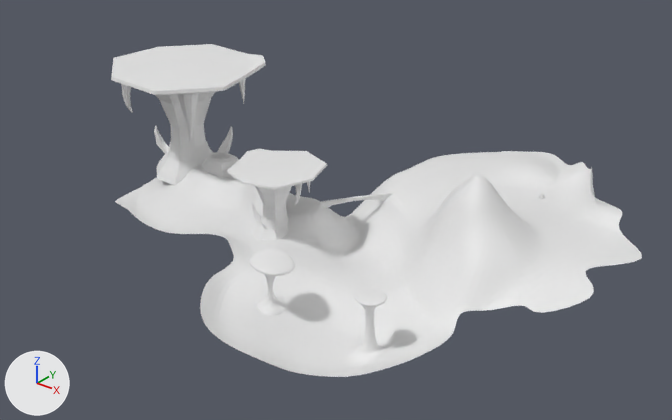
What one commit did to the Blender file 3d blender/game map save 1.blend.
Before and after are seen from a camera (50 mm lens) standing at (4469.0, -4313.0, 2681.0) and looking at (935.0, 104.0, -58.0). The axes (+X, +Y, +Z) are drawn at lower left. The lights are the same throughout. Materials are left out; every surface is plain grey.
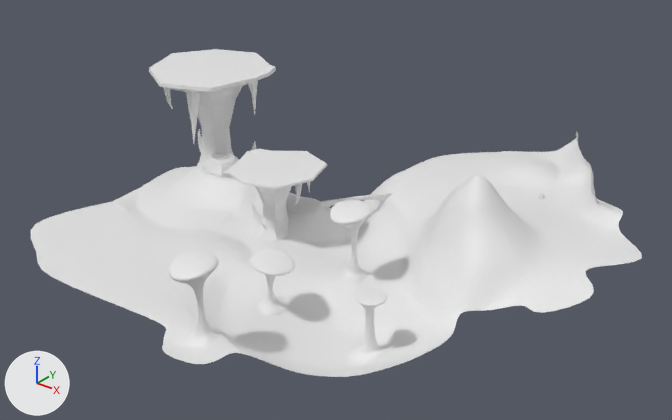
Pixel boxes (x1, y1, x2, y2) of what changed, in the pictures (672 x 420 px):
'Plane.014', reshaped (16% wider, 9% taller): before (115, 151, 642, 377); after (31, 131, 642, 377)
'Cube.029', deleted: before (111, 44, 266, 185)
'Cube.011', added: after (149, 49, 276, 167)
part 1 of me_plane_014, built on: before (222, 152, 622, 326); after (136, 131, 623, 326)
part 2 of me_plane_014, built on: before (201, 315, 301, 372); after (31, 202, 301, 371)

The change, as a list of edits to the scene's bpy script:
```text
Change me_plane_014:
    used by ob_plane_014; location = (197.0, 0.0, 20.0); scale = (35.3, 35.3, 35.3)
    remove me_plane_014.from_pydata(...)  # 671 vertices, 632 faces; spans x -26.1..79.5, y -38.1..56.2, z -17.8..12.6
    add me_plane_014.from_pydata(...)  # 1014 vertices, 954 faces; spans x -28.9..79.5, y -45.7..58.3, z -17.8..12.6
    me_plane_014 part 1: 36 vertices moved from x 17.9..63.7, y -16.9..47.2, z -10.1..3.7 to x 18.0..63.4, y -16.8..47.1, z -9.8..3.7; 16 vertices removed from x 21.5..68.2, y -10.3..56.2, z -9.4..2.8; 249 vertices added at x -22.2..68.1, y -25.6..58.3, z -8.0..7.2
    me_plane_014 part 2: 2 vertices removed from x 30.6..37.9, y -38.1..-37.6, z -6.8; 112 vertices added at x -28.9..33.9, y -45.7..-34.7, z -7.5..8.1
Add me_cube_009:
    me_cube_009.from_pydata(...)  # 329 vertices, 224 faces; spans x -4.9..5.07, y -5.76..4.53, z -4.55..3.17
Remove ob_cube_029:
    ob_cube_029 = bpy.data.objects.new('Cube.029', me_cube_028)
    ob_cube_029.location = (-404.0, 30.0, 239.0)
    ob_cube_029.rotation_euler = (0.0, 0.0, -1.951)  # degrees (0, 0, -112)
    ob_cube_029.scale = (-111.0, -111.0, -111.0)
Add ob_cube_011:
    ob_cube_011 = bpy.data.objects.new('Cube.011', me_cube_009)
    ob_cube_011.location = (-328.0, 240.0, 144.0)
    ob_cube_011.rotation_euler = (0.0, 0.0, -2.424)  # degrees (0, 0, -139)
    ob_cube_011.scale = (-91.9, -91.9, -121.0)
```
